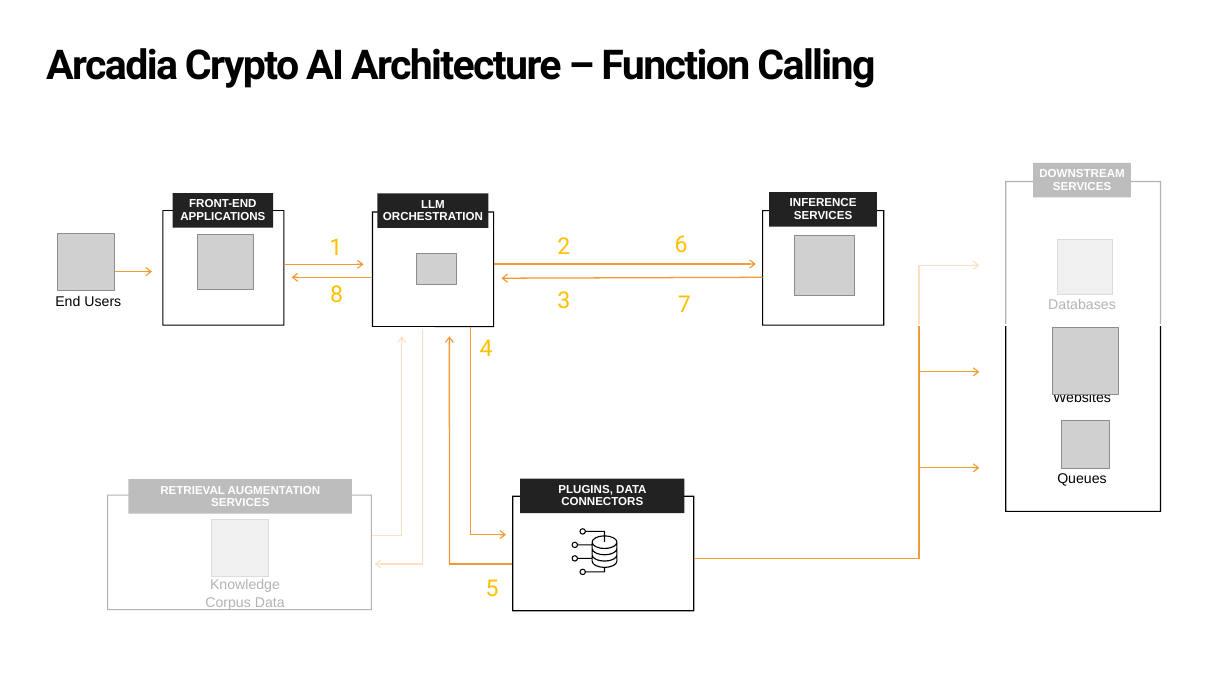
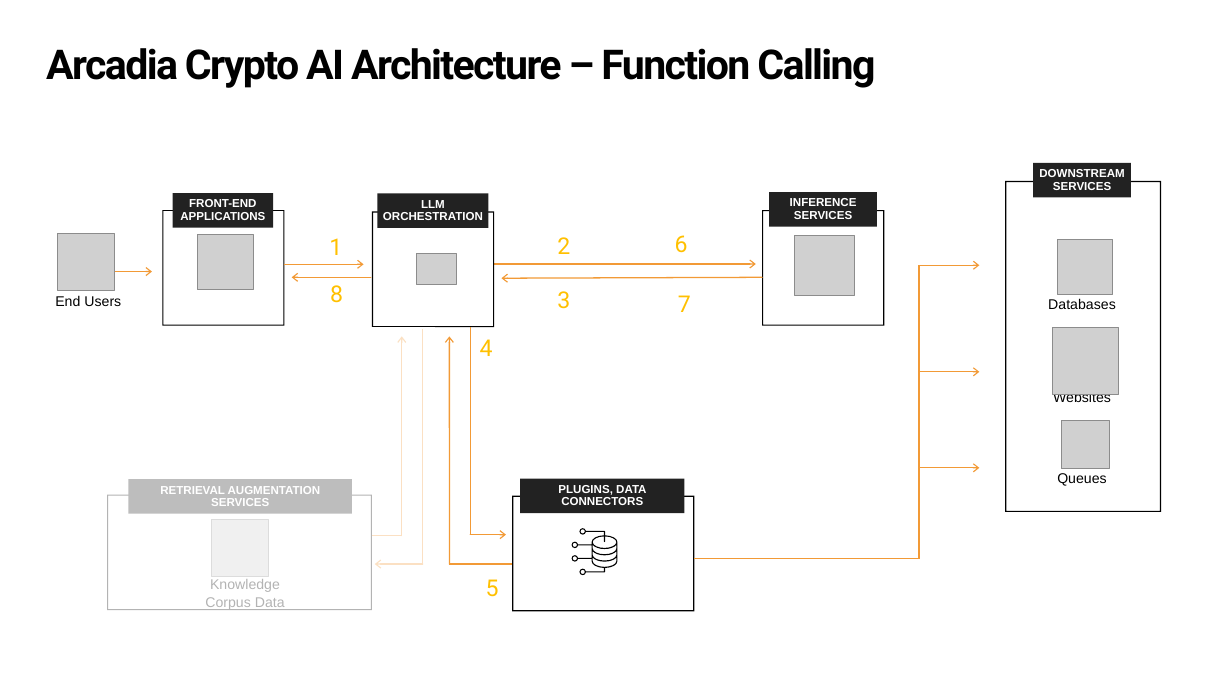
Before and after one commit to f5devcentral/f5xc-emea-workshop, a slide deck: slide 3 of labs-content/diagrams/class6.pptx. Drawn at 1232x693 pixels with LibreOffice and Linux fonts; fonts in the diff are those of the drawing; grey boxes stand for pictures. Boxes give left, top, right and bottom in pixels: in the first picture for what was removed or moved away, otherwise in the second. Text is boxed around its words. In the diff, an @@ line names an element or a change of style, - is before the commit and + after.

```diff
--- a/labs-content/diagrams/class6.pptx
+++ b/labs-content/diagrams/class6.pptx
@@ rectangle removed at box(909, 121, 1198, 325) @@
```
Also in this commit, not shown: 7 other files.
